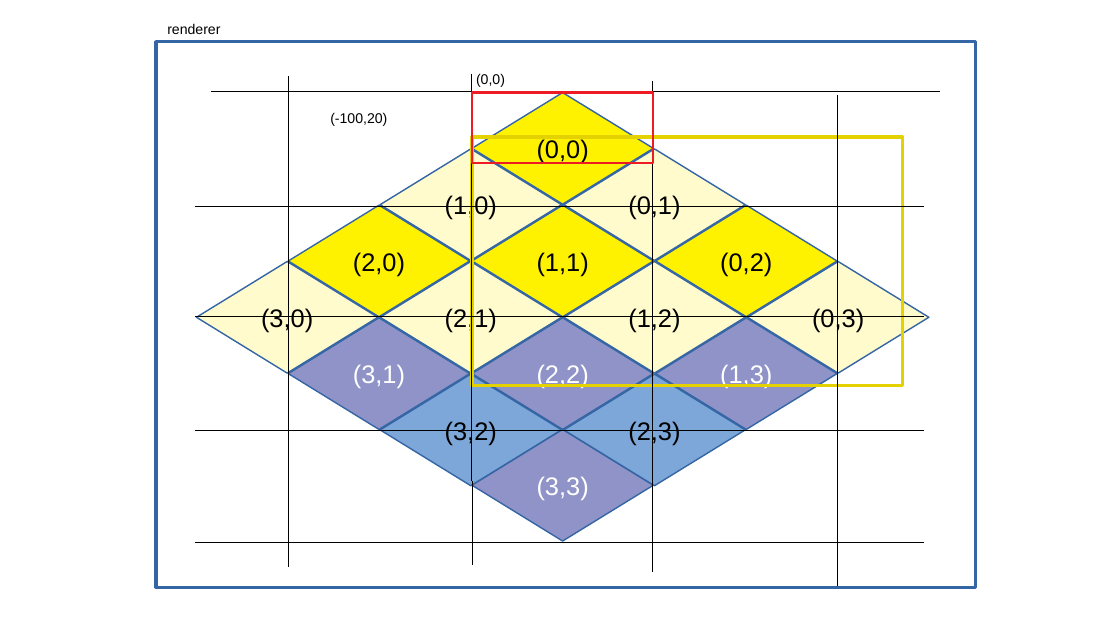
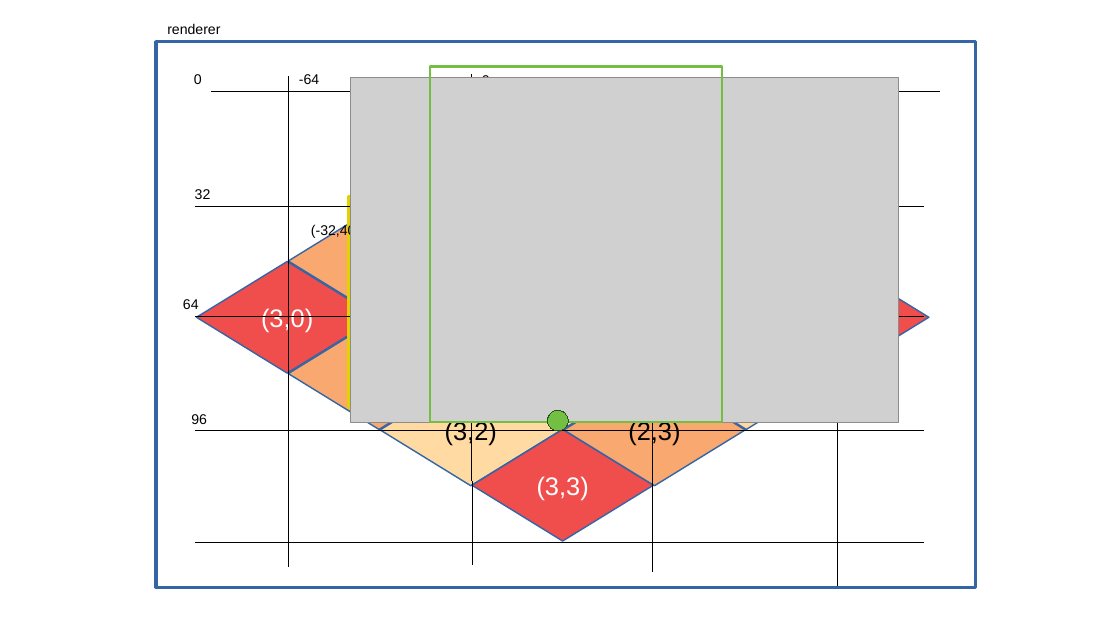
Before and after one commit to santiaaba/isometric, a slide deck: slide 1 of doc/analisis.odp. Drawn at 1120x630 pixels with LibreOffice and Linux fonts; fonts in the diff are those of the drawing; grey boxes stand for pictures. Boxes give left, top, right and bottom in pixels: in the first picture for what was removed or moved away, otherwise in the second. Text is boxed around its words. In the diff, an @@ line names an element or a change of style, - is before the commit and + after.

```diff
--- a/doc/analisis.odp
+++ b/doc/analisis.odp
@@ text added at (194, 74, 202, 84), 10 pt, text #000000 @@
+0
@@ text added at (299, 74, 319, 84), 10 pt, text #000000 @@
+-64
@@ picture added at (351, 77, 899, 423) @@
@@ rectangle added at (430, 66, 722, 422), outline #72BF44 1.5 pt @@
@@ text at (482, 74, 490, 78): text changed @@
-(0,0)
+0
@@ text removed at (330, 112, 387, 126) @@
-(-100,20)
@@ diamond removed at (473, 92, 655, 204) @@
-(0,0)
@@ rectangle removed at (473, 92, 654, 164) @@
@@ diamond removed at (380, 149, 562, 261) @@
-(1,0)
@@ diamond removed at (564, 149, 746, 261) @@
-(0,1)
@@ text added at (195, 189, 211, 199), 10 pt, text #000000 @@
+32
@@ diamond at (289, 205, 471, 317): fill #FFF200 to #F9A870 @@
@@ rectangle: place and size @@
-rectangle at (473, 137, 904, 386)
+rectangle at (349, 196, 683, 408)
@@ diamond removed at (473, 205, 655, 317) @@
-(1,1)
@@ diamond removed at (656, 205, 837, 317) @@
-(0,2)
@@ text added at (311, 223, 360, 238), 10 pt, text #000000 @@
+(-32,40)
@@ diamond "(3,0)" at (196, 261, 378, 373): text colour #000000 to #FFFFFF; fill #FFFBCC to #F04E4D @@
@@ text in diamond at (353, 252, 405, 276): text removed @@
-(2,0)
@@ diamond removed at (380, 261, 562, 373) @@
-(2,1)
@@ diamond removed at (564, 261, 746, 373) @@
-(1,2)
@@ diamond at (748, 261, 930, 373): fill #FFFBCC to #F04E4D @@
@@ text added at (183, 299, 199, 309), 10 pt, text #000000 @@
+64
@@ diamond at (289, 318, 471, 430): fill #8F93C7 to #F9A870 @@
@@ diamond at (473, 318, 655, 430): fill #8F93C7 to #FFDAA2 @@
@@ diamond "(1,3)" at (656, 318, 837, 430): text colour #FFFFFF to #000000; fill #8F93C7 to #FFDAA2 @@
@@ text in diamond at (812, 306, 864, 332): text removed @@
-(0,3)
@@ text in diamond at (353, 364, 405, 388): text removed @@
-(3,1)
@@ diamond "(3,2)" at (380, 374, 562, 486): fill #7DA7D8 to #FFDAA2 @@
@@ diamond "(2,3)" at (564, 374, 746, 486): fill #7DA7D8 to #F9A870 @@
@@ text in diamond at (537, 364, 589, 388): text removed @@
-(2,2)
@@ text added at (191, 414, 207, 424), 10 pt, text #000000 @@
+96
@@ diamond "(3,3)" at (473, 430, 655, 542): fill #8F93C7 to #F04E4D @@
@@ ellipse added at (548, 411, 568, 431), fill #72BF44, outline #2B511A 0 pt @@
```
Also in this commit, not shown: 4 other slides changed, 6 slides added, 18 other files.
